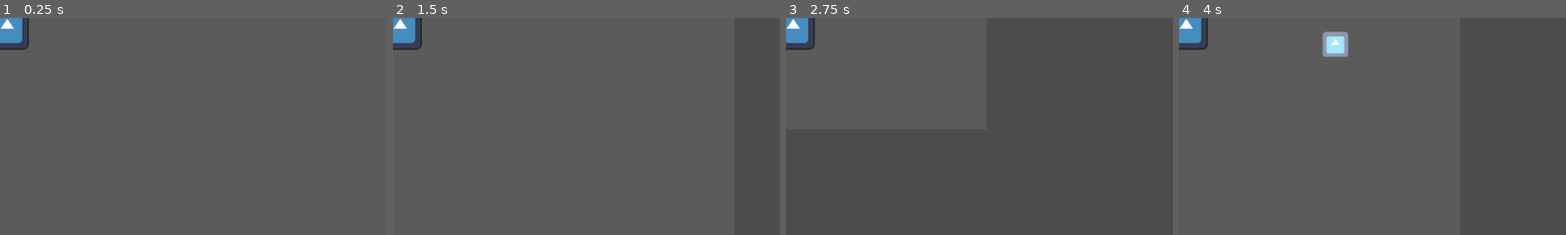
Above: before the commit, frames 1-4 (left to right).
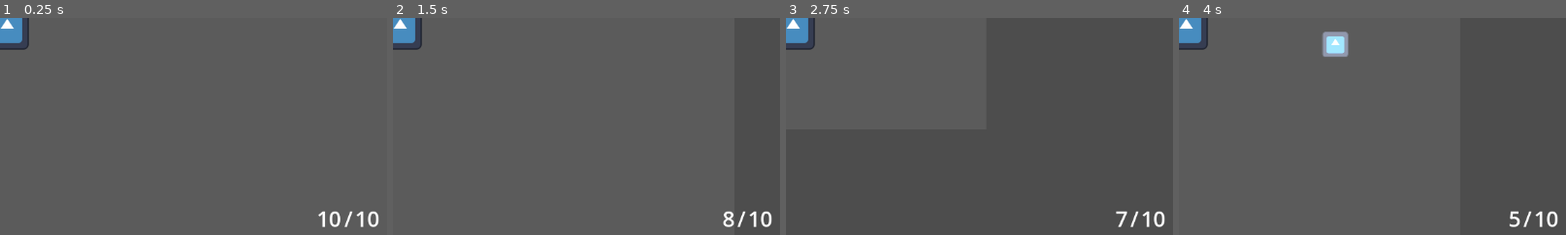
Above: after the commit, the same moments.

Repository: DeepRestGames/pirate-software-game-jam-17
Game: Godot game, scene res://Scenes/TestScene.tscn
The game is run twice, just before and just after one commit, with the same random seed, the same clock (stepped at 60 frames per second) and the same inputs. The engine's default icon, where the game draws it, is replaced by a stand-in: a white triangle on a blue panel in a dark square.
Inputs (mouse positions are % of the whole screen's width and height, from its top left):
- Up to frame 1 (0.25 s): no input
- Up to frame 2 (1.5 s): move the mouse to (72, 45) at 0.52 s; press the mouse at (72, 45) at 0.53 s; hold D (move_right) 0.53-1.28 s; move the mouse to (30, 55) at 1.27 s; release the mouse at (30, 55) at 1.28 s; hold S (move_down) from 1.28 s (still down); click (30, 55) at 1.35 s
- Up to frame 3 (2.75 s): move the mouse to (60, 28) at 2.02 s; release S (move_down) at 2.03 s; press the mouse at (60, 28) at 2.03 s; hold D (move_right) from 2.03 s (still down)
- Up to frame 4 (4 s): move the mouse to (45, 70) at 2.77 s; release D (move_right) at 2.78 s; release the mouse at (45, 70) at 2.78 s; hold W (move_up) 2.78-3.53 s; click (45, 70) at 2.85 s; move the mouse to (80, 65) at 3.52 s; press the mouse at (80, 65) at 3.53 s; hold A (move_left) from 3.53 s (still down)
The pictures show only the part of the screen within x 49-99%, y 48-98%; the shares and areas given below are measured in that part.

The runs differ from the first frame. In frame 1, 0.5% of the frame differs, in the area x 82-98%, y 88-97%; in frame 2, 0.4%; in frame 3, 0.4%; in frame 4, 0.4%.

Commit message:
Shooter ammo and reload (with HUD)

Diff:
--- a/if_onlyone_savemission/Scenes/Player/Player.tscn
+++ b/if_onlyone_savemission/Scenes/Player/Player.tscn
@@ -1,7 +1,8 @@
-[gd_scene load_steps=4 format=3 uid="uid://b3nrx4ogcfxml"]
+[gd_scene load_steps=5 format=3 uid="uid://b3nrx4ogcfxml"]
 
 [ext_resource type="Script" uid="uid://44tdvccu5w1g" path="res://Scripts/Player/Player.gd" id="1_kyqiw"]
 [ext_resource type="Texture2D" uid="uid://cv8hmxb7wdyar" path="res://icon.svg" id="1_rpqav"]
+[ext_resource type="PackedScene" uid="uid://b8e4ms8gpa7de" path="res://Scenes/UI/HUD.tscn" id="3_h54ih"]
 
 [sub_resource type="CircleShape2D" id="CircleShape2D_qbkls"]
 radius = 40.0
@@ -18,3 +19,5 @@
 texture = ExtResource("1_rpqav")
 
 [node name="Camera2D" type="Camera2D" parent="."]
+
+[node name="HUD" parent="." instance=ExtResource("3_h54ih")]
--- /dev/null
+++ b/if_onlyone_savemission/Scenes/UI/HUD.tscn
@@ -0,0 +1,48 @@
+[gd_scene load_steps=2 format=3 uid="uid://b8e4ms8gpa7de"]
+
+[ext_resource type="Script" uid="uid://cls3l3tvbwhrv" path="res://Scripts/UI/AmmoCounter.gd" id="1_omqfp"]
+
+[node name="HUD" type="Control"]
+custom_minimum_size = Vector2(1152, 648)
+layout_mode = 3
+anchors_preset = 15
+anchor_right = 1.0
+anchor_bottom = 1.0
+grow_horizontal = 2
+grow_vertical = 2
+mouse_filter = 1
+metadata/_edit_use_anchors_ = true
+
+[node name="AmmoCounter" type="Control" parent="."]
+layout_mode = 1
+anchor_left = 0.980903
+anchor_top = 0.972222
+anchor_right = 0.980903
+anchor_bottom = 0.972222
+grow_horizontal = 0
+grow_vertical = 0
+script = ExtResource("1_omqfp")
+metadata/_edit_use_anchors_ = true
+
+[node name="HBoxContainer" type="HBoxContainer" parent="AmmoCounter"]
+layout_mode = 1
+offset_left = -44.0
+offset_top = -23.0
+grow_horizontal = 0
+grow_vertical = 0
+metadata/_edit_use_anchors_ = true
+
+[node name="CurrentAmmo" type="Label" parent="AmmoCounter/HBoxContainer"]
+layout_mode = 2
+theme_override_font_sizes/font_size = 32
+text = "5"
+
+[node name="Separator" type="Label" parent="AmmoCounter/HBoxContainer"]
+layout_mode = 2
+theme_override_font_sizes/font_size = 32
+text = "/"
+
+[node name="MaxAmmo" type="Label" parent="AmmoCounter/HBoxContainer"]
+layout_mode = 2
+theme_override_font_sizes/font_size = 32
+text = "10"
--- a/if_onlyone_savemission/Scripts/GameManagement/EventBus.gd
+++ b/if_onlyone_savemission/Scripts/GameManagement/EventBus.gd
@@ -4,9 +4,18 @@
 # Add signals here to be triggered from any script
 
 
-# General events
+# Combat
 @warning_ignore("unused_signal")
 signal player_death
+
+@warning_ignore("unused_signal")
+signal player_shoot
+
+@warning_ignore("unused_signal")
+signal player_reload
+
+@warning_ignore("unused_signal")
+signal screen_shake(magnitude, duration)
 
 @warning_ignore("unused_signal")
 signal difficulty_ramp_up
@@ -15,10 +24,16 @@
 signal difficulty_down
 
 @warning_ignore("unused_signal")
-signal screen_shake(magnitude, duration)
+signal final_boss_defeated
+
+
+# UI
+@warning_ignore("unused_signal")
+signal update_current_ammo(current_ammo)
 
 @warning_ignore("unused_signal")
-signal final_boss_defeated
+signal update_max_ammo(max_ammo)
+
 
 
 # Interactables
@@ -36,11 +51,6 @@
 
 @warning_ignore("unused_signal")
 signal gateway_off_screen
-
-
-# Screen management
-@warning_ignore("unused_signal")
-signal next_level
 
 
 # Particles
--- a/if_onlyone_savemission/Scripts/Player/Player.gd
+++ b/if_onlyone_savemission/Scripts/Player/Player.gd
@@ -4,17 +4,29 @@
 
 @onready var player_sprite = $PlayerSprite
 
+# Shooting
 var projectile = preload("res://Scenes/Player/PlayerProjectile.tscn")
-
+var maxAmmo: int = 10
+var currentAmmo
+var reloadCooldown := 1.5
+var currentReloadCooldown : float
 
 var movement_speed: float = 300
 var looking_direction = Vector2.ZERO
 const ROTATION_SPEED: float = 2
 
 
+func _ready() -> void:
+	currentAmmo = maxAmmo
+	EventBus.emit_signal("update_max_ammo", maxAmmo)
+	EventBus.emit_signal("update_current_ammo", currentAmmo)
+
+
+
 func _unhandled_input(event: InputEvent) -> void:
 	if event.is_action_pressed("shoot"):
-		shoot()
+		if currentReloadCooldown <= 0:
+			shoot()
 
 
 func get_movement_input() -> void:
@@ -22,8 +34,16 @@
 	velocity = input_direction * movement_speed
 
 
+func _process(delta: float) -> void:
+	if currentReloadCooldown > 0:
+		currentReloadCooldown -= delta
+
+		if currentReloadCooldown <= 0:
+			currentAmmo = maxAmmo
+			EventBus.emit_signal("update_current_ammo", currentAmmo)
+
+
 func _physics_process(delta: float) -> void:
-
 	var mouse_position = get_global_mouse_position()
 	looking_direction = (mouse_position - global_position).normalized()
 
@@ -47,3 +67,15 @@
 	var projectile_instance = projectile.instantiate()
 	projectile_instance.global_position = position
 	get_parent().add_child(projectile_instance)
+
+	currentAmmo -= 1
+
+	EventBus.emit_signal("player_shoot")
+	EventBus.emit_signal("update_current_ammo", currentAmmo)
+
+	if currentAmmo == 0:
+		reload()
+
+
+func reload() -> void:
+	currentReloadCooldown = reloadCooldown
--- /dev/null
+++ b/if_onlyone_savemission/Scripts/UI/AmmoCounter.gd
@@ -0,0 +1,18 @@
+extends Control
+
+
+@onready var currentAmmoLabel = $HBoxContainer/CurrentAmmo
+@onready var maxAmmoLabel = $HBoxContainer/MaxAmmo
+
+
+func _ready() -> void:
+	EventBus.connect("update_current_ammo", update_current_ammo)
+	EventBus.connect("update_max_ammo", update_max_ammo)
+
+
+func update_current_ammo(currentAmmoValue) -> void:
+	currentAmmoLabel.text = str(currentAmmoValue)
+
+
+func update_max_ammo(maxAmmoValue) -> void:
+	maxAmmoLabel.text = str(maxAmmoValue)
Not shown, added: if_onlyone_savemission/Scripts/UI/AmmoCounter.gd.uid
